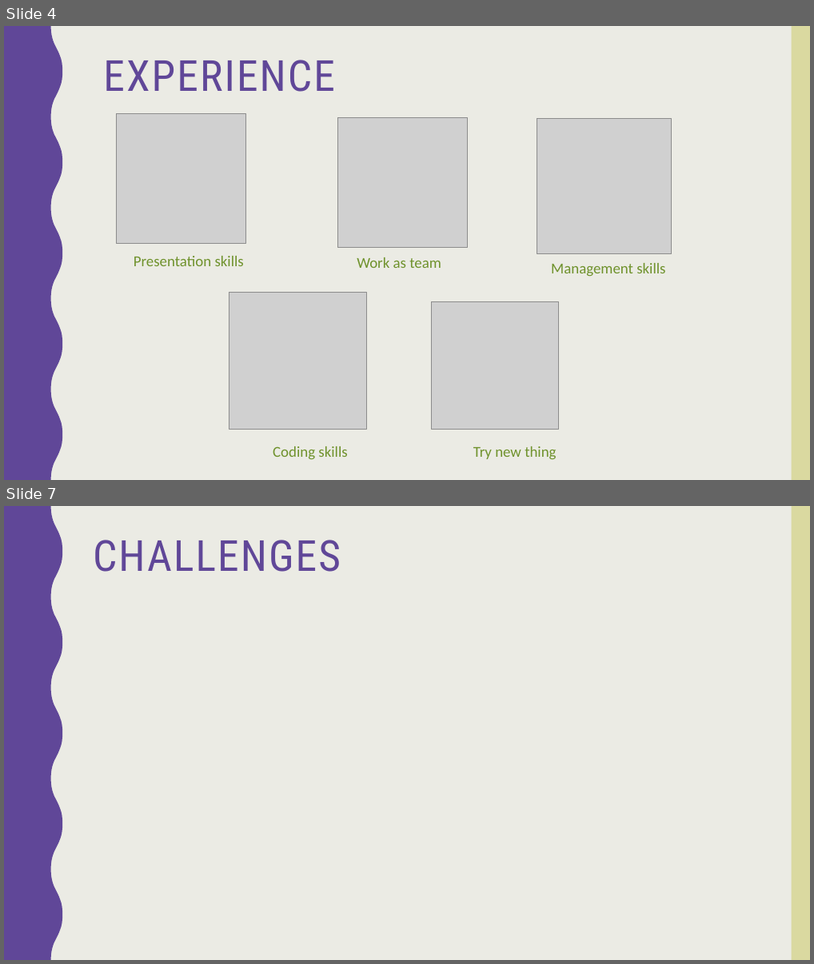
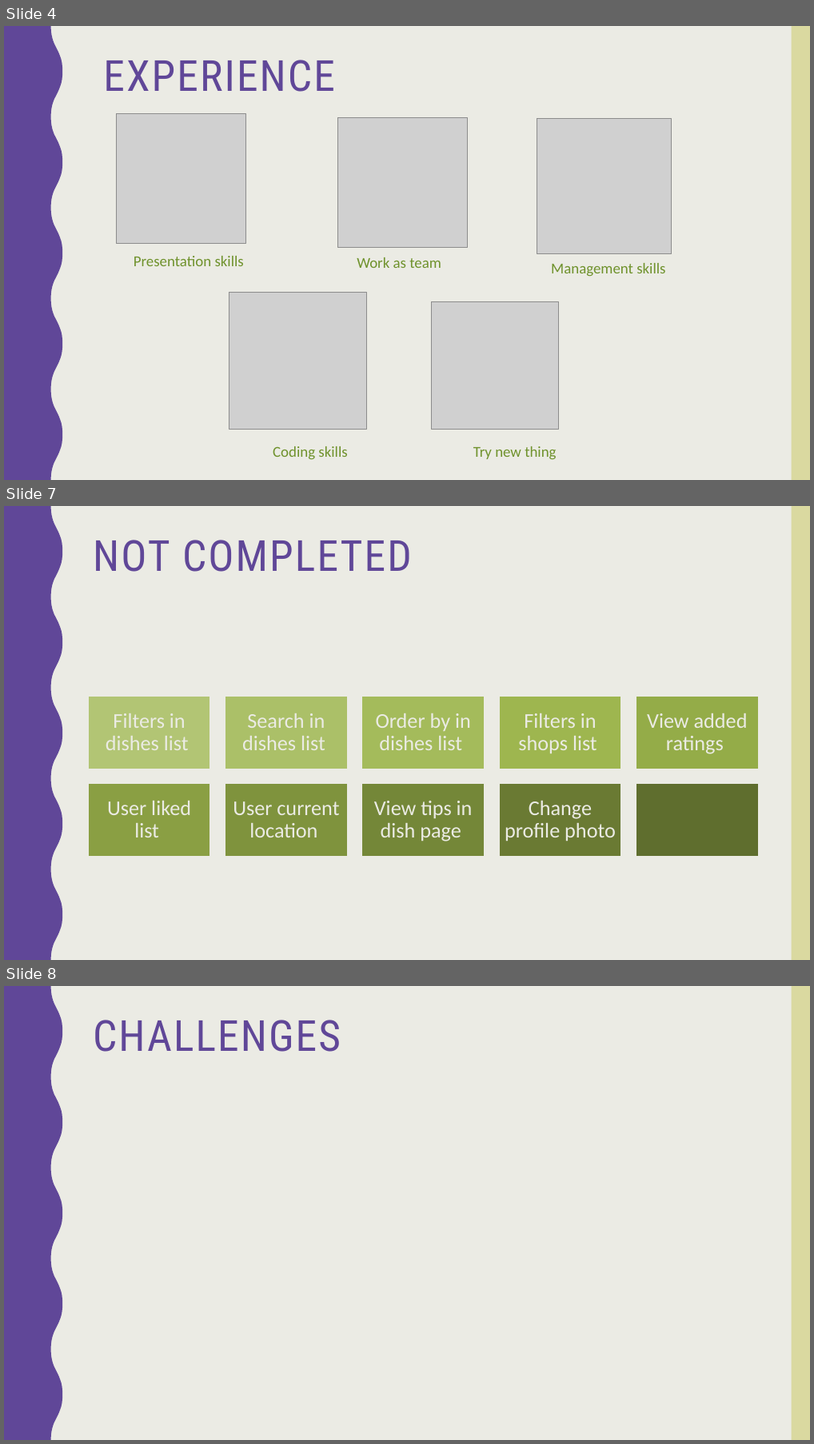
Before and after one commit to norahK/444SWE-Project, a slide deck: Pick a dish app.pptx. Shown one above the other, each under a label of ours: slides 4 and 7 before the commit, slides 4, 7 and 8 after it; the slides between them are not shown. The pictures are 814x964 and 814x1444 pixels, drawn with LibreOffice and Linux fonts; fonts in the diff are those of the drawing; grey boxes stand for pictures. Boxes give left, top, right and bottom in pixels: in the first picture for what was removed or moved away, otherwise in the second. Text is boxed around its words. In the diff, an @@ line names an element or a change of style, - is before the commit and + after.

```diff
--- a/Pick a dish app.pptx
+++ b/Pick a dish app.pptx
@@ slide 7 added at box(4, 506, 810, 960), background #EBEBE4; not listed: 2 template elements that a slide beside it also shows @@
@@ title added at box(93, 540, 412, 572), 51 pt, text #604798 @@
+NOT COMPLETED
@@ group added at box(87, 696, 760, 857): 10 rectangles, 9 texts @@
+Filters in dishes list
+Search in dishes list
+Order by in dishes list
+Filters in shops list
+View added ratings
+User liked list
+User current location
+View tips in dish page
+Change profile photo
@@ what was slide 7 is now slide 8 @@
```
Also in this commit, not shown: 1 slide changed, 1 other slide added, 1 slide removed.
